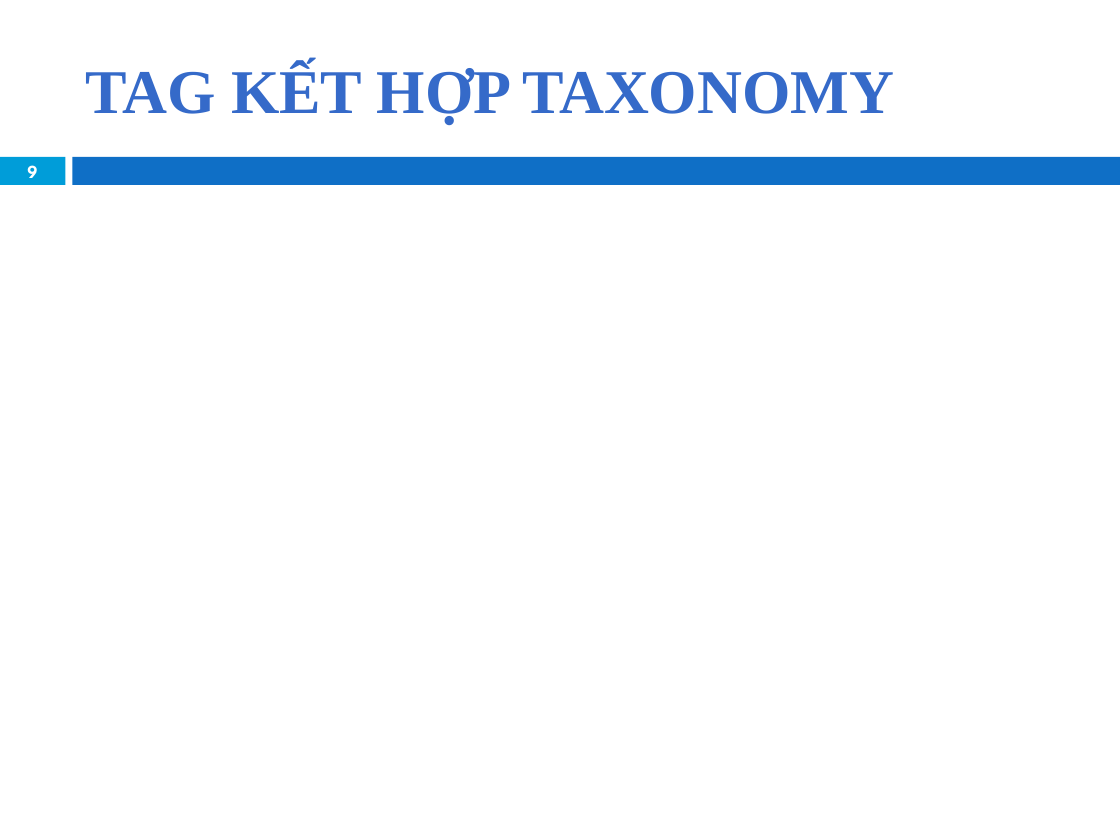
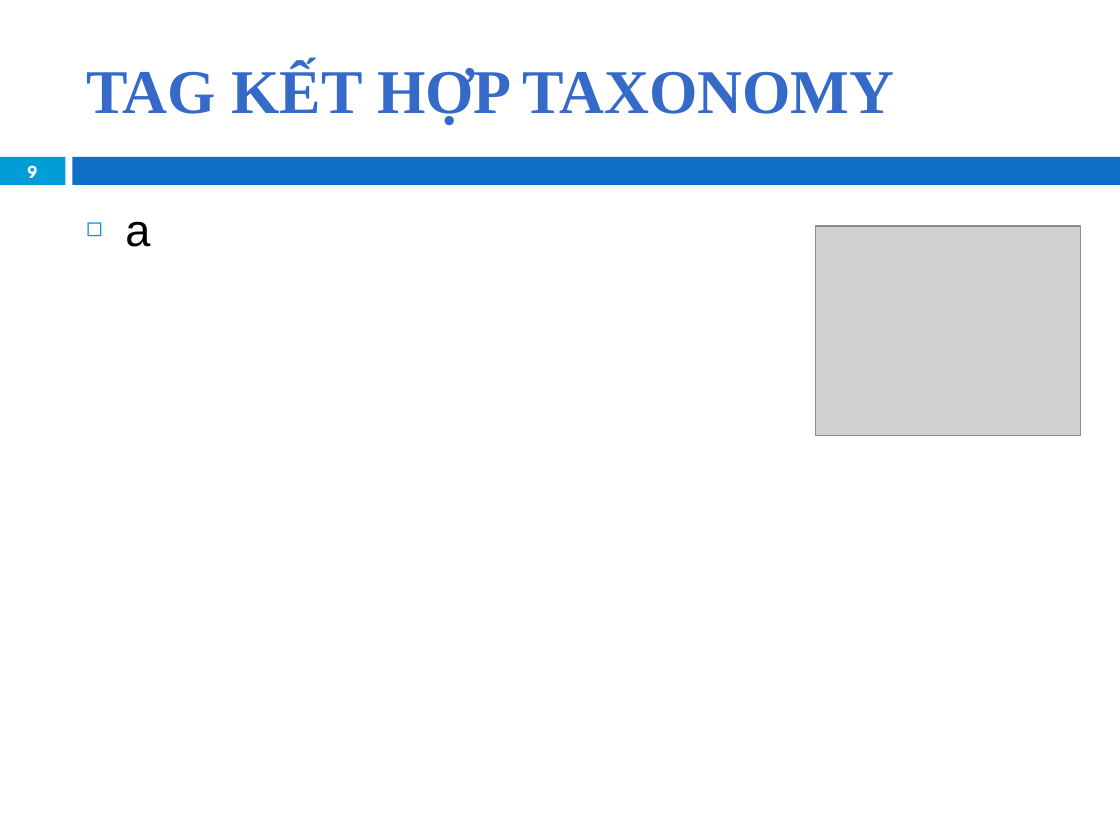
Before and after one commit to khanhduy94/jobzoom, a slide deck: slide 9 of Documents/JobZoom Presentation.pptx. Drawn at 1120x840 pixels with LibreOffice and Linux fonts; fonts in the diff are those of the drawing; grey boxes stand for pictures; background and template pictures are left out. Boxes give left, top, right and bottom in pixels: in the first picture for what was removed or moved away, otherwise in the second. Text is boxed around its words. In the diff, an @@ line names an element or a change of style, - is before the commit and + after.

```diff
--- a/Documents/JobZoom Presentation.pptx
+++ b/Documents/JobZoom Presentation.pptx
@@ text added at (x1=125, y1=221, x2=150, y2=247), 29 pt, text #000000 @@
+◻ a
@@ picture added at (x1=815, y1=226, x2=1080, y2=436) @@
```
Also in this commit, not shown: 1 other slide changed.
